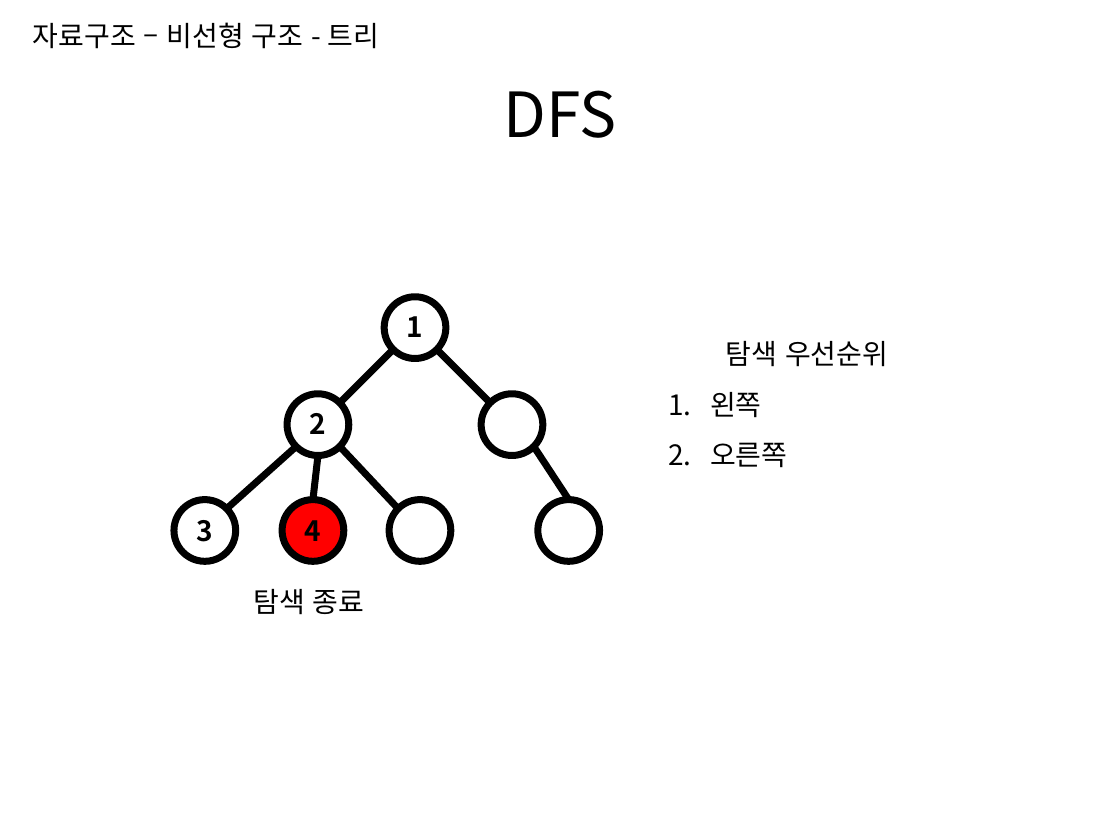
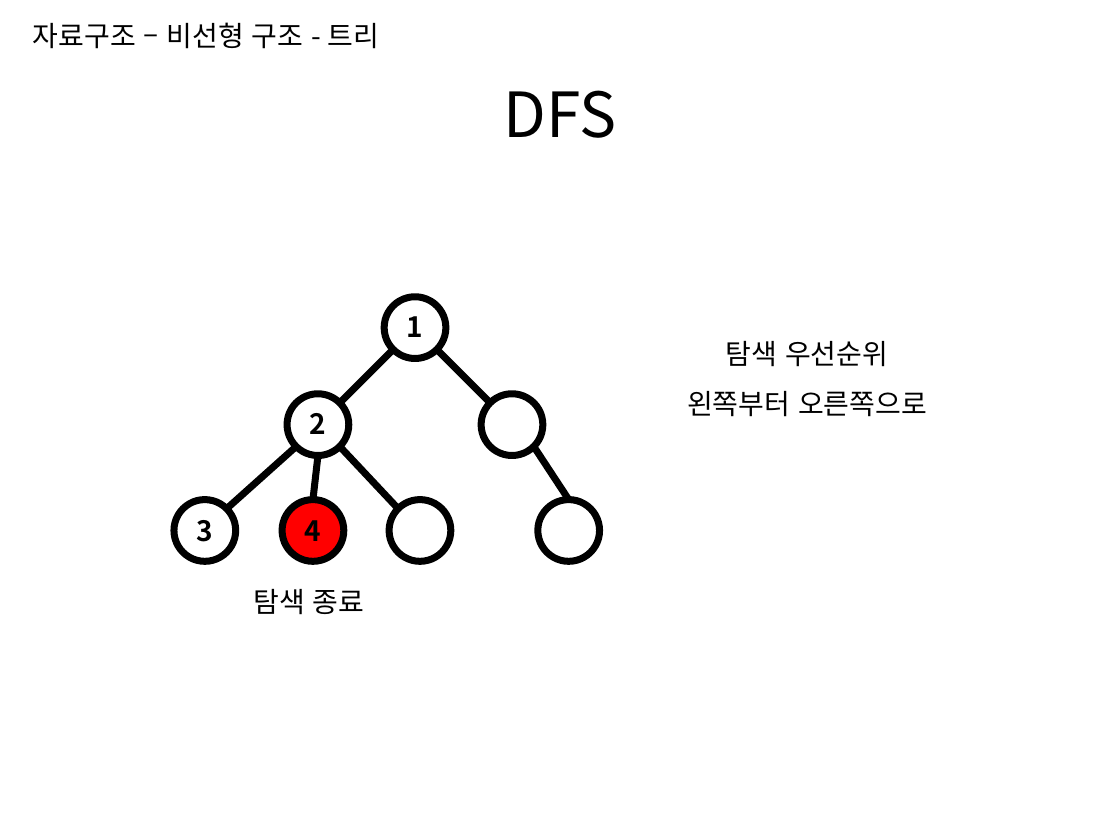
Before and after one commit to momo1108/csl, a slide deck: slide 15 of Algorithm/발표2.pptx. Drawn at 1120x840 pixels with LibreOffice and Linux fonts; fonts in the diff are those of the drawing. Boxes give left, top, right and bottom in pixels: in the first picture for what was removed or moved away, otherwise in the second. Text is boxed around its words. In the diff, an @@ line names an element or a change of style, - is before the commit and + after.

```diff
--- a/Algorithm/발표2.pptx
+++ b/Algorithm/발표2.pptx
@@ text at (687, 391, 927, 417): text changed @@
-1. 왼쪽
-2. 오른쪽
+왼쪽부터 오른쪽으로
```
Also in this commit, not shown: 12 other slides changed, 9 other files.
